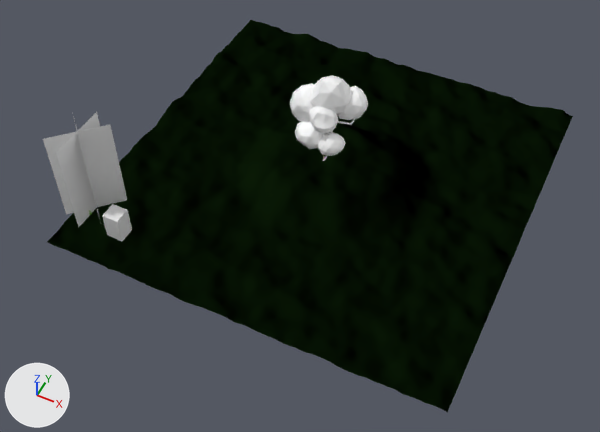
A saved change to the glTF model assets/models/endings/forest-swing.glb.
Rendered twice from a 50 mm lens placed at (14.5, -32.8, 36.2), pointed at (0.1, -4.0, 0.3). Lighting does not change. The marker at lower left points along +X, +Y and +Z. The first picture is the older version. Where no turn or scale is listed for an object, it has been applied to the vertices. Vertices at exactly the same position are counted once.

The scene before the commit, as lines of its bpy script (objects in view):
```python
me_平面 = bpy.data.meshes.new('平面')
me_平面.from_pydata(...)  # 16641 vertices, 32768 faces; spans x -12.0..12.0, y -12.0..12.0, z -0.3..1.6
me_平面.materials.append(mat_turf)  # dark green #407332
me_平面_003 = bpy.data.meshes.new('平面.003')
me_平面_003.from_pydata(...)  # 12 vertices, 6 faces; spans x -1.27..1.27, y -1.8..1.8, z 0.0..6.0
me_平面_003.materials.append(mat_tree)  # its picture is missing
me_立方體 = bpy.data.meshes.new('立方體')
me_立方體.from_pydata(...)  # a box spanning x -0.5..0.5, y -0.5..0.5, z -0.85..0.85
ob_ground_forestclearing = bpy.data.objects.new('Ground_ForestClearing', me_平面)
ob_ground_forestclearing.location = (0.0, 0.0, 0.0)
ob_peole = bpy.data.objects.new('Peole', me_立方體)
ob_peole.location = (-8.63, -9.64, 0.94)
ob_treecard_template = bpy.data.objects.new('TreeCard_Template', me_平面_003)
ob_treecard_template.location = (-11.02, -8.53, 0.0)
# also in view: 'Tree_Hero' at (-0.5, 0.6, 3.6)
```
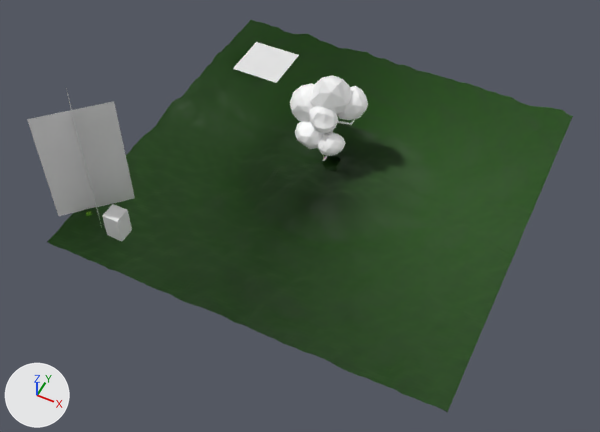
What differs and where, as boxes (x1, y1, x2, y2) in the pictures (600 x 432 px):
'Ground_ForestClearing', shading changed
    both: (47, 20, 573, 412)
'TreeCard_Template', reshaped (28% wider, 20% taller)
    before: (43, 112, 127, 227)
    after: (27, 89, 135, 227)
'PathBoundary', added
    after: (233, 42, 299, 83)
part 2 of me_平面_003, rebuilt
    before: (43, 125, 127, 214)
    after: (66, 89, 102, 227)
part 3 of me_平面_003, rebuilt (252% wider)
    before: (72, 112, 102, 227)
    after: (27, 101, 135, 216)
part 4 of me_平面_003, deleted
    before: (56, 112, 100, 227)

Diff of the bpy script that builds the scene:
```diff
--- a/assets/models/endings/forest-swing.glb.py
+++ b/assets/models/endings/forest-swing.glb.py
@@ me_平面 @@
 me_平面.from_pydata(...)  # 16641 vertices, 32768 faces; spans x -12.0..12.0, y -12.0..12.0, z -0.3..1.6
 # used by ob_ground_forestclearing; location = (0.0, 0.0, 0.0)
+# me_平面 part 1: its shading normals changed
 me_平面.materials.append(mat_turf)
@@ me_平面_003 @@
 # used by ob_treecard_template; location = (-11.02, -8.53, 0.0)
-me_平面_003.from_pydata(...)  # 12 vertices, 6 faces; spans x -1.27..1.27, y -1.8..1.8, z 0.0..6.0
+me_平面_003.from_pydata(...)  # 8 vertices, 4 faces; spans x -1.59..1.59, y -1.59..1.59, z 0.0..7.5
+# me_平面_003 part 2: the loose piece of 4 vertices spanning x -1.27..1.27, y -1.27..1.27, z 0.0..6.0 is rebuilt with 4 vertices and now spans x -1.59..1.59, y -1.59..1.59, z 0.0..7.5
+# me_平面_003 part 3: the loose piece of 4 vertices spanning x -1.27..1.27, y -1.27..1.27, z 0.0..6.0 is rebuilt with 4 vertices and now spans x -1.59..1.59, y -1.59..1.59, z 0.0..7.5
+# me_平面_003 part 4: the loose piece of 4 vertices spanning x 0.0, y -1.8..1.8, z 0.0..6.0 is deleted
 me_平面_003.materials.append(mat_tree)
@@ me_平面_009 @@
+me_平面_009.from_pydata(...)  # 25 vertices, 32 faces; spans x -1.7..1.7, y -1.7..1.7, z 0.0
@@ ob_pathboundary @@
+ob_pathboundary = bpy.data.objects.new('PathBoundary', me_平面_009)
+ob_pathboundary.location = (-8.41, 7.72, 0.3)
```
